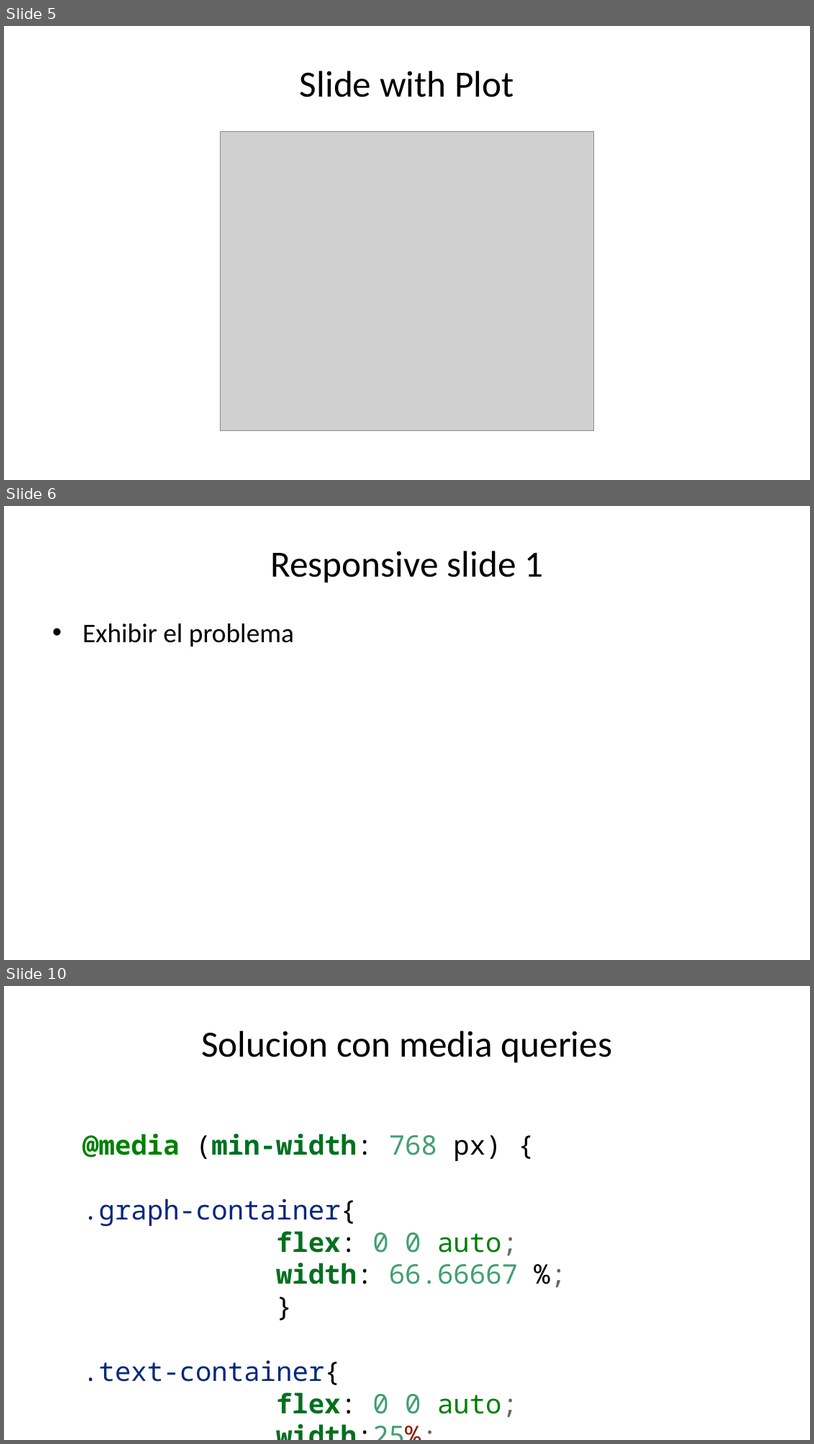
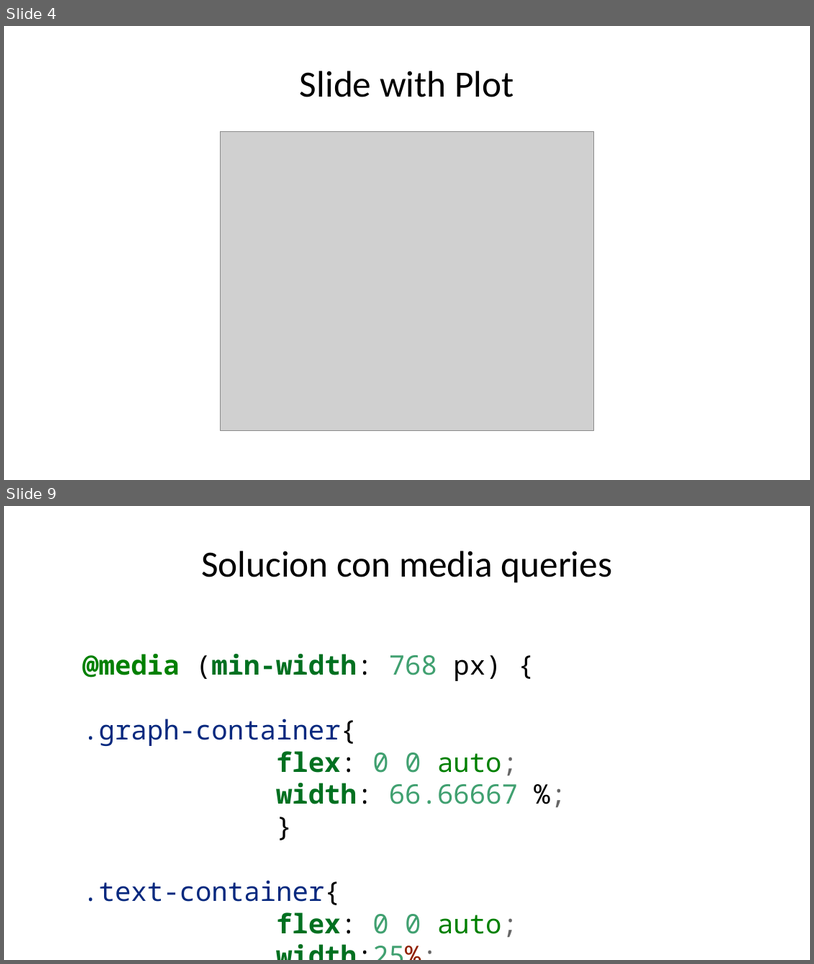
Before and after one commit to datacivica/ppt-huelladecuidados-LatinR, a slide deck: ppt-LatinR.pptx. Shown one above the other, each under a label of ours: slides 5, 6 and 10 before the commit, slides 4 and 9 after it; the slides between them are not shown. The pictures are 814x1444 and 814x964 pixels, drawn with LibreOffice and Linux fonts; fonts in the diff are those of the drawing; grey boxes stand for pictures. Boxes give left, top, right and bottom in pixels: in the first picture for what was removed or moved away, otherwise in the second. Text is boxed around its words. In the diff, an @@ line names an element or a change of style, - is before the commit and + after.

Commit message:
responsive slides with screenshots

```diff
--- a/ppt-LatinR.pptx
+++ b/ppt-LatinR.pptx
@@ slide 6 removed at <box>4,506,810,960</box>, background #FFFFFF @@
@@ title removed at <box>270,551,543,583</box> @@
-Responsive slide 1
@@ text removed at <box>82,623,294,646</box> @@
-• Exhibir el problema
@@ what was slide 5 is now slide 4 @@
@@ what was slide 10 is now slide 9 @@
```
Also in this commit, not shown: 4 slides changed, 3 slides added, 2 other slides removed, 5 other files.
